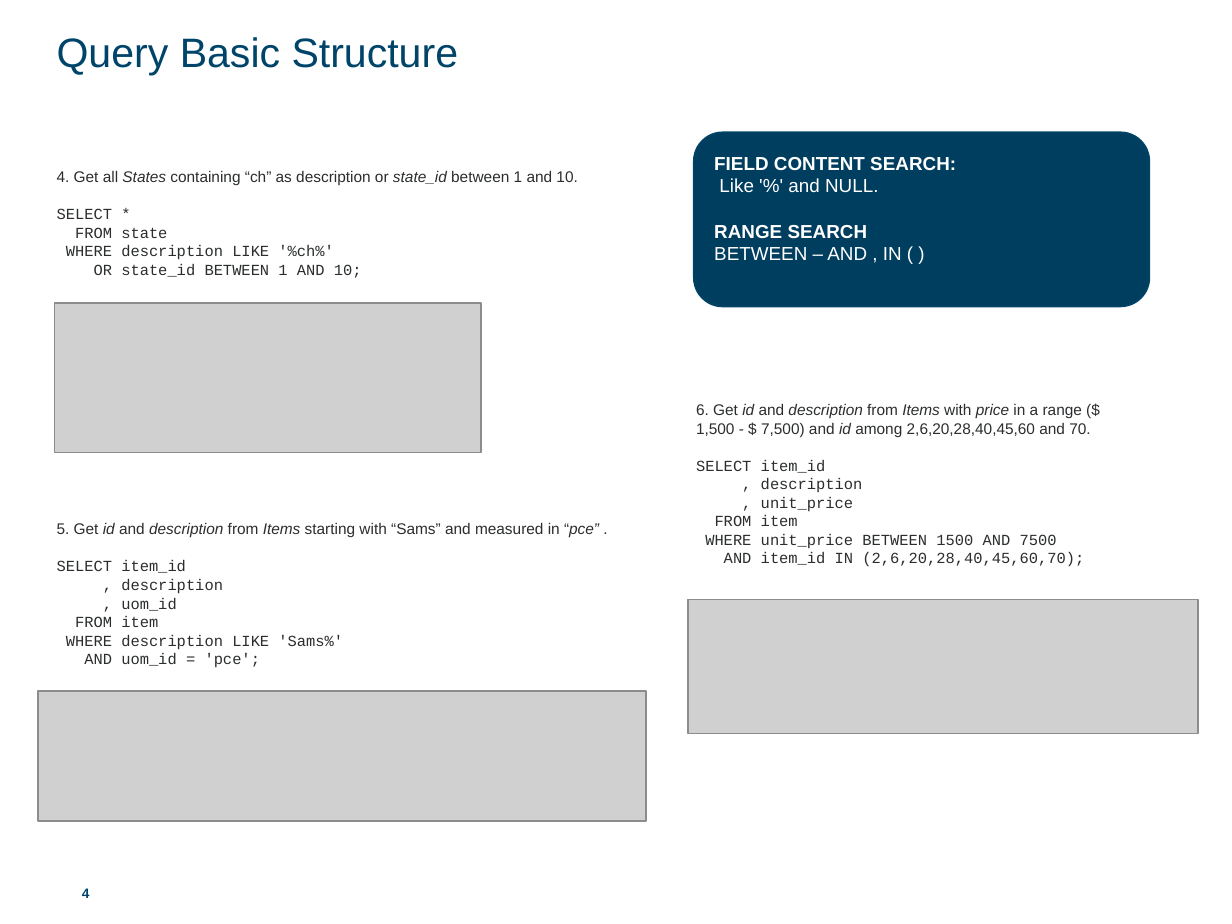
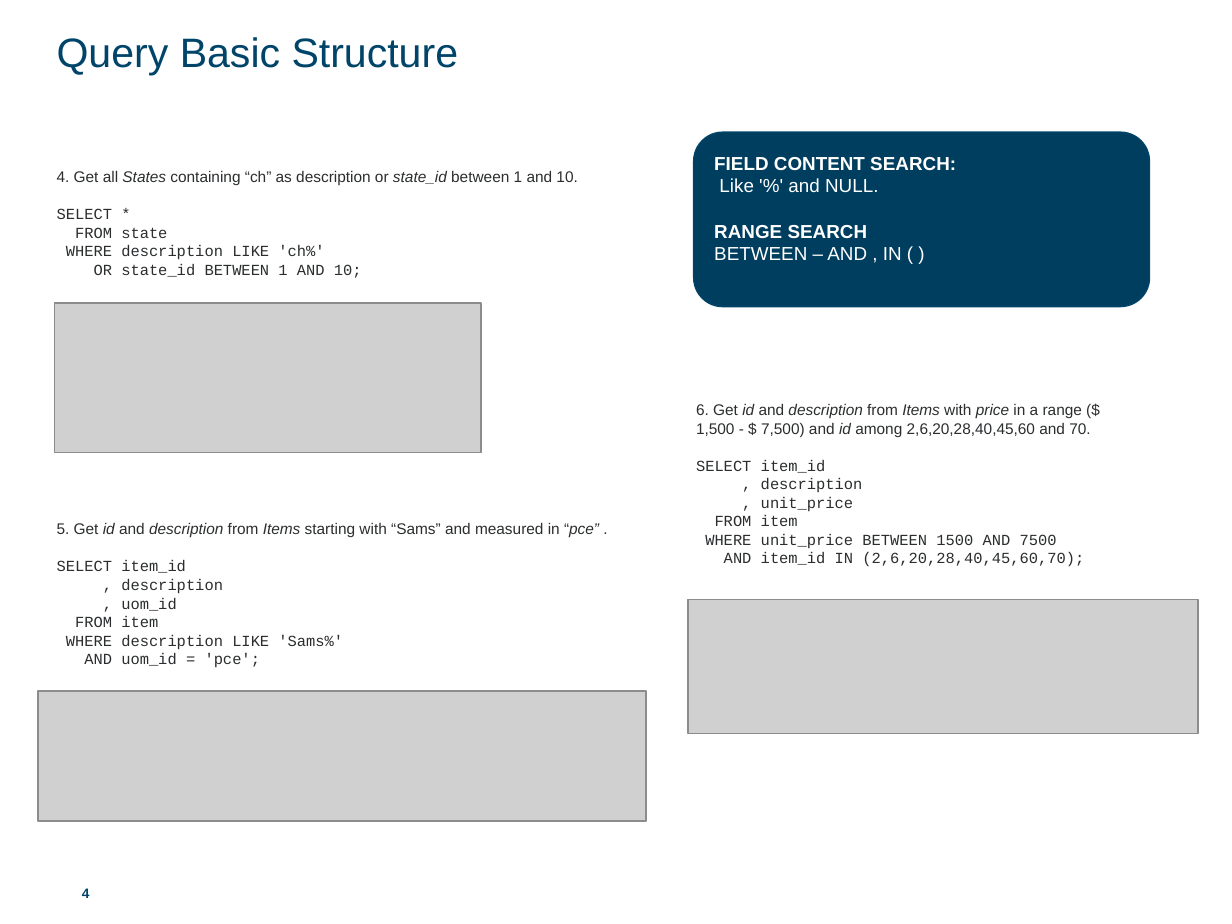
Before and after one commit to cisco2040/JAVA101, a slide deck: slide 4 of SQL-master/SQL [2] Query buildings.pptx. Drawn at 1232x924 pixels with LibreOffice and Linux fonts; fonts in the diff are those of the drawing; grey boxes stand for pictures. Boxes give left, top, right and bottom in pixels: in the first picture for what was removed or moved away, otherwise in the second. Text is boxed around its words. In the diff, an @@ line names an element or a change of style, - is before the commit and + after.

Commit message:
updated db init script to select db after creations. Fixed some typos in ppt.

```diff
--- a/SQL-master/SQL [2] Query buildings.pptx
+++ b/SQL-master/SQL [2] Query buildings.pptx
@@ text at (x1=66, y1=245, x2=324, y2=260): text changed @@
-WHERE description LIKE '%ch%'
+WHERE description LIKE 'ch%'
```
Also in this commit, not shown: 2 other slides changed, 2 other files.
